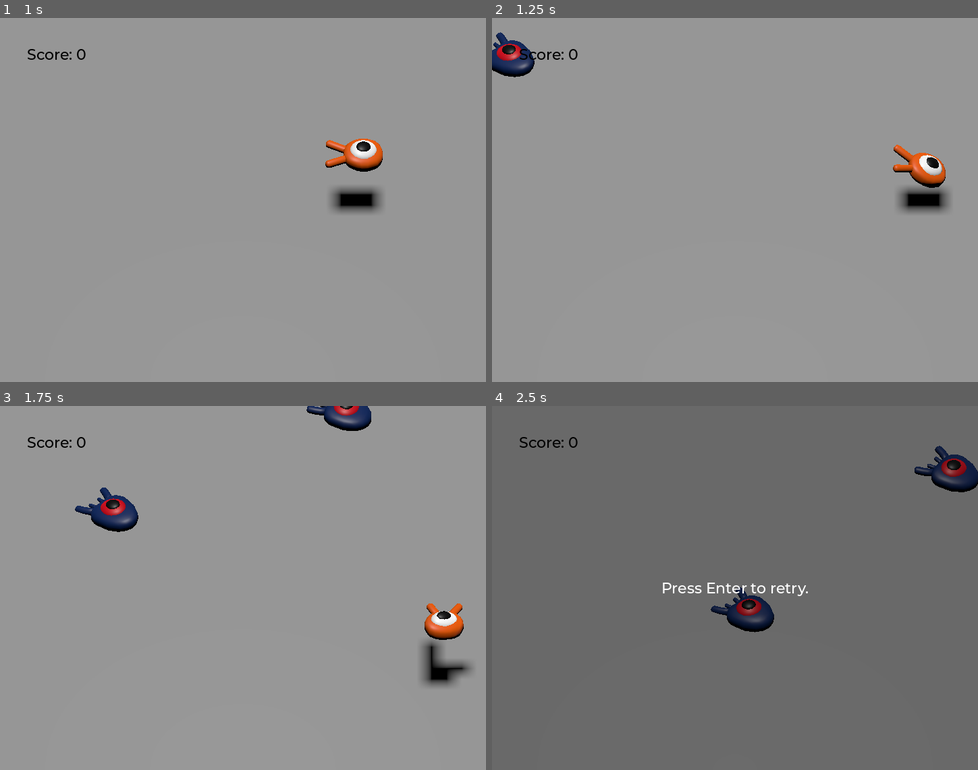
Above: before the commit, frames 1-4 (two rows, left to right).
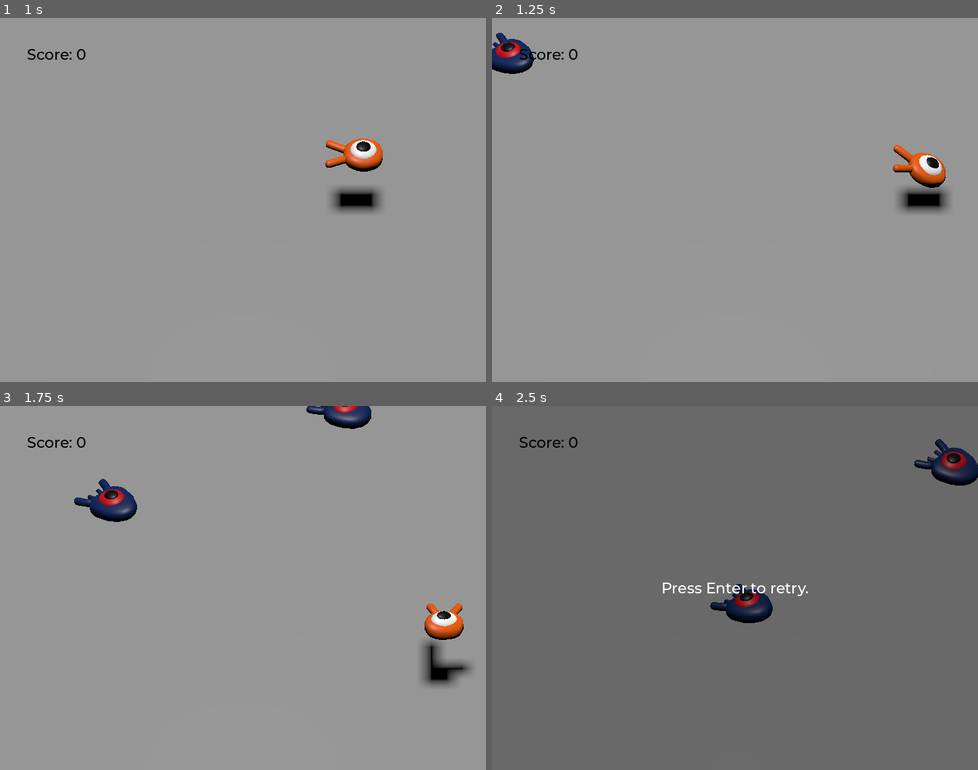
Above: after the commit, the same moments.

Repository: mrgolubeff/squash_the_creeps
Game: Godot game, scene res://scenes/main.tscn
Same seed, same stepped clock (60 frames per second), same inputs: the game is played once before the commit and once after it.
Inputs:
- Up to frame 1 (1 s): tap Enter (ui_accept) at 0.5 s; hold D (move_right) from 0.53 s (still down); tap Space (jump) at 0.77 s
- Up to frame 2 (1.25 s): keep holding D (move_right)
- Up to frame 3 (1.75 s): release D (move_right) at 1.28 s; hold S (move_back) from 1.28 s (still down); tap Space (jump) at 1.52 s
- Up to frame 4 (2.5 s): release S (move_back) at 2.03 s; hold D (move_right) from 2.03 s (still down)

Frame 1 is identical in both runs. In frame 2, 0.4% of the frame differs, in the area x 0-9%, y 3-17%; in frame 3, 1.4%; in frame 4, 1.8%, in the area x 44-100%, y 9-63%.

Commit message:
Animate mobs

Diff:
--- a/scenes/mob.tscn
+++ b/scenes/mob.tscn
@@ -1,10 +1,43 @@
-[gd_scene load_steps=4 format=3 uid="uid://w6cenpiq01s5"]
+[gd_scene load_steps=6 format=3 uid="uid://w6cenpiq01s5"]
 
 [ext_resource type="Script" path="res://scripts/mob.gd" id="1_7utrg"]
 [ext_resource type="PackedScene" uid="uid://e8bmjirrclaa" path="res://art/mob.glb" id="1_w3a8r"]
 
 [sub_resource type="BoxShape3D" id="BoxShape3D_n8ipg"]
 size = Vector3(1.44556, 0.780151, 1.77145)
+
+[sub_resource type="Animation" id="Animation_orx48"]
+resource_name = "float"
+loop_mode = 1
+tracks/0/type = "value"
+tracks/0/imported = false
+tracks/0/enabled = true
+tracks/0/path = NodePath("Pivot/Character:position")
+tracks/0/interp = 1
+tracks/0/loop_wrap = true
+tracks/0/keys = {
+"times": PackedFloat32Array(0.3, 0.7, 1.2),
+"transitions": PackedFloat32Array(0.420448, 2.07053, 1),
+"update": 0,
+"values": [Vector3(0, 0, 0), Vector3(0, 0.65, 0), Vector3(0, 0.35, 0)]
+}
+tracks/1/type = "value"
+tracks/1/imported = false
+tracks/1/enabled = true
+tracks/1/path = NodePath("Pivot/Character:rotation")
+tracks/1/interp = 1
+tracks/1/loop_wrap = true
+tracks/1/keys = {
+"times": PackedFloat32Array(0.1, 0.5, 1.2),
+"transitions": PackedFloat32Array(0.420448, 0.435275, 1),
+"update": 0,
+"values": [Vector3(0, 0, 0), Vector3(0.139626, 0, 0), Vector3(-0.15708, 0, 0)]
+}
+
+[sub_resource type="AnimationLibrary" id="AnimationLibrary_7osym"]
+_data = {
+"float": SubResource("Animation_orx48")
+}
 
 [node name="Mob" type="CharacterBody3D" groups=["mob"]]
 collision_layer = 2
@@ -23,4 +56,10 @@
 transform = Transform3D(1, 0, 0, 0, 1, 0, 0, 0, 1, 0, 0, 0.161191)
 aabb = AABB(-1.17658, -0.965492, -1.53846, 2.35317, 1.93098, 3.31228)
 
+[node name="AnimationPlayer" type="AnimationPlayer" parent="."]
+libraries = {
+"": SubResource("AnimationLibrary_7osym")
+}
+autoplay = "float"
+
 [connection signal="screen_exited" from="VisibleOnScreenNotifier3D" to="." method="_on_visible_on_screen_notifier_3d_screen_exited"]
--- a/scenes/player.tscn
+++ b/scenes/player.tscn
@@ -9,6 +9,33 @@
 [sub_resource type="CylinderShape3D" id="CylinderShape3D_ser68"]
 height = 0.297807
 radius = 0.982474
+
+[sub_resource type="Animation" id="Animation_hek4g"]
+length = 0.001
+tracks/0/type = "value"
+tracks/0/imported = false
+tracks/0/enabled = true
+tracks/0/path = NodePath("Pivot/Character:position")
+tracks/0/interp = 1
+tracks/0/loop_wrap = true
+tracks/0/keys = {
+"times": PackedFloat32Array(0),
+"transitions": PackedFloat32Array(1),
+"update": 0,
+"values": [Vector3(0, 0, 0)]
+}
+tracks/1/type = "value"
+tracks/1/imported = false
+tracks/1/enabled = true
+tracks/1/path = NodePath("Pivot/Character:rotation")
+tracks/1/interp = 1
+tracks/1/loop_wrap = true
+tracks/1/keys = {
+"times": PackedFloat32Array(0),
+"transitions": PackedFloat32Array(1),
+"update": 0,
+"values": [Vector3(0, 0, 0)]
+}
 
 [sub_resource type="Animation" id="Animation_yub58"]
 resource_name = "float"
@@ -37,33 +64,6 @@
 "transitions": PackedFloat32Array(0.420448, 0.435275, 1),
 "update": 0,
 "values": [Vector3(0, 0, 0), Vector3(0.139626, 0, 0), Vector3(-0.15708, 0, 0)]
-}
-
-[sub_resource type="Animation" id="Animation_hek4g"]
-length = 0.001
-tracks/0/type = "value"
-tracks/0/imported = false
-tracks/0/enabled = true
-tracks/0/path = NodePath("Pivot/Character:position")
-tracks/0/interp = 1
-tracks/0/loop_wrap = true
-tracks/0/keys = {
-"times": PackedFloat32Array(0),
-"transitions": PackedFloat32Array(1),
-"update": 0,
-"values": [Vector3(0, 0, 0)]
-}
-tracks/1/type = "value"
-tracks/1/imported = false
-tracks/1/enabled = true
-tracks/1/path = NodePath("Pivot/Character:rotation")
-tracks/1/interp = 1
-tracks/1/loop_wrap = true
-tracks/1/keys = {
-"times": PackedFloat32Array(0),
-"transitions": PackedFloat32Array(1),
-"update": 0,
-"values": [Vector3(0, 0, 0)]
 }
 
 [sub_resource type="AnimationLibrary" id="AnimationLibrary_pkyf3"]
--- a/scripts/mob.gd
+++ b/scripts/mob.gd
@@ -6,7 +6,7 @@
 @export var max_speed = 18
 
 
-func _physics_process(delta):
+func _physics_process(_delta):
 	move_and_slide()
 
 
@@ -18,6 +18,8 @@
 	velocity = Vector3.FORWARD * random_speed
 	velocity = velocity.rotated(Vector3.UP, rotation.y)
 
+	$AnimationPlayer.speed_scale = random_speed / min_speed
+
 
 func squash():
 	squashed.emit()
--- a/scripts/player.gd
+++ b/scripts/player.gd
@@ -60,5 +60,5 @@
 	queue_free()
 
 
-func _on_mob_detector_body_entered(body):
+func _on_mob_detector_body_entered(_body):
 	die()
